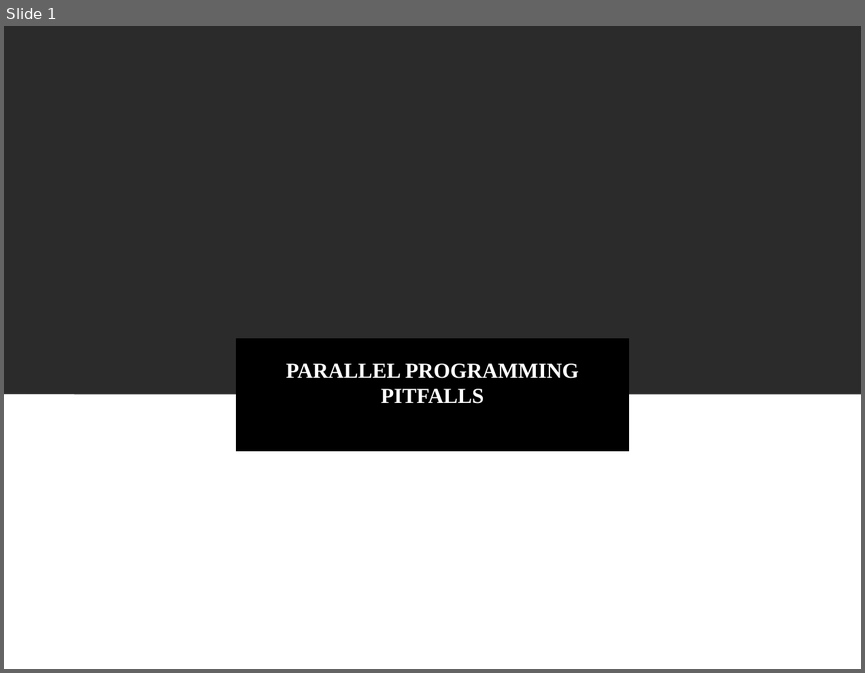
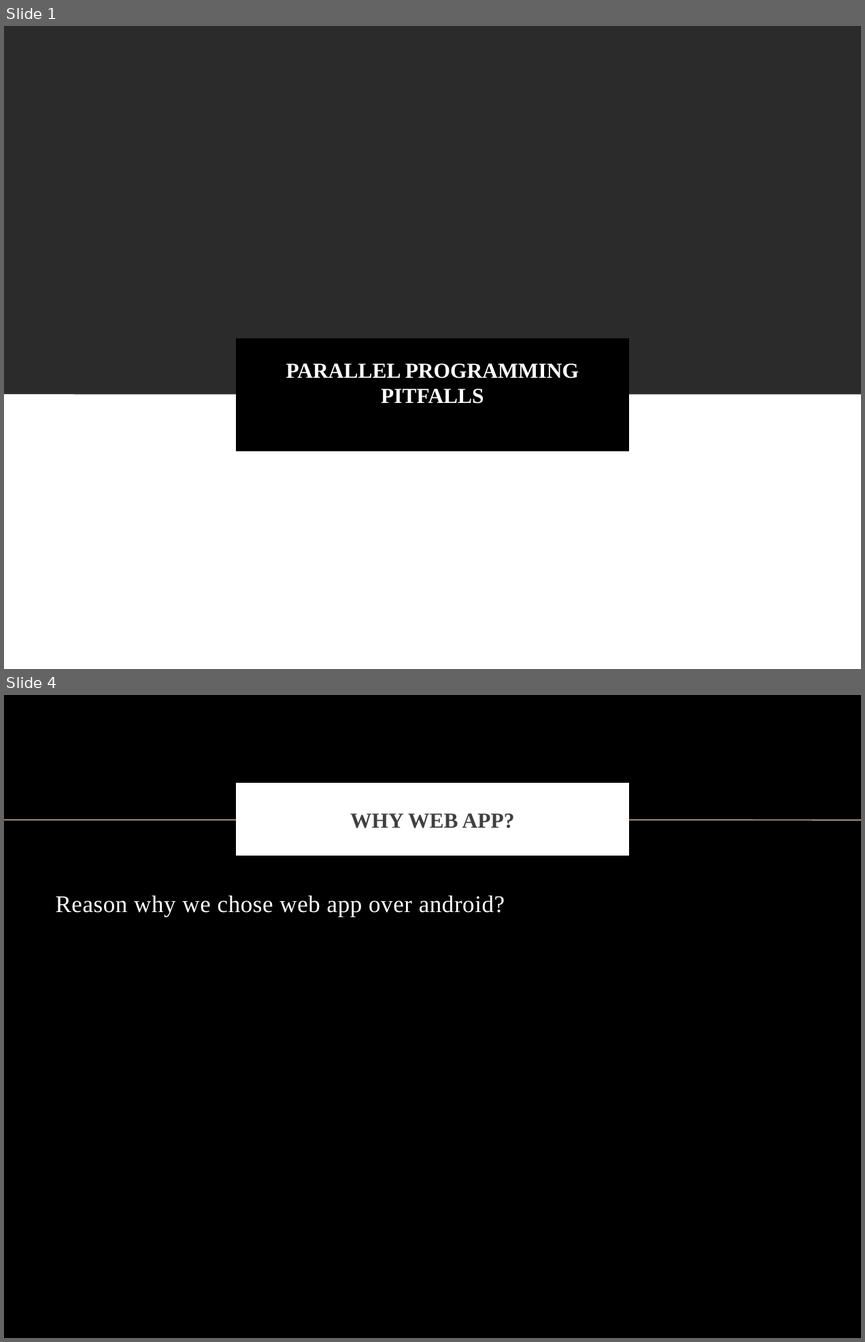
Before and after one commit to vong-srey/Paravantage, a slide deck: Deadlock.pptx. Shown one above the other, each under a label of ours: slide 1 before the commit, slides 1 and 4 after it; the slides between them are not shown. The pictures are 865x673 and 865x1342 pixels, drawn with LibreOffice and Linux fonts; fonts in the diff are those of the drawing; background and template pictures are left out; a plain dark background stands for a picture behind light text. Boxes give left, top, right and bottom in pixels: in the first picture for what was removed or moved away, otherwise in the second. Text is boxed around its words. In the diff, an @@ line names an element or a change of style, - is before the commit and + after.

```diff
--- a/Deadlock.pptx
+++ b/Deadlock.pptx
@@ slide 4 added at box(4, 695, 861, 1338), background picture (left out) @@
@@ title added at box(239, 787, 626, 853), fill #FFFFFF, outline #FFFFFF 6 pt, 18 pt, text #404040, bold @@
+WHY WEB APP?
@@ line added from (4, 820) to (861, 820), #BBAA8A 1 pt @@
@@ text added at box(56, 895, 504, 917), 20 pt, text #FFFFFF @@
+Reason why we chose web app over android?
```
Also in this commit, not shown: 15 other slides added.
